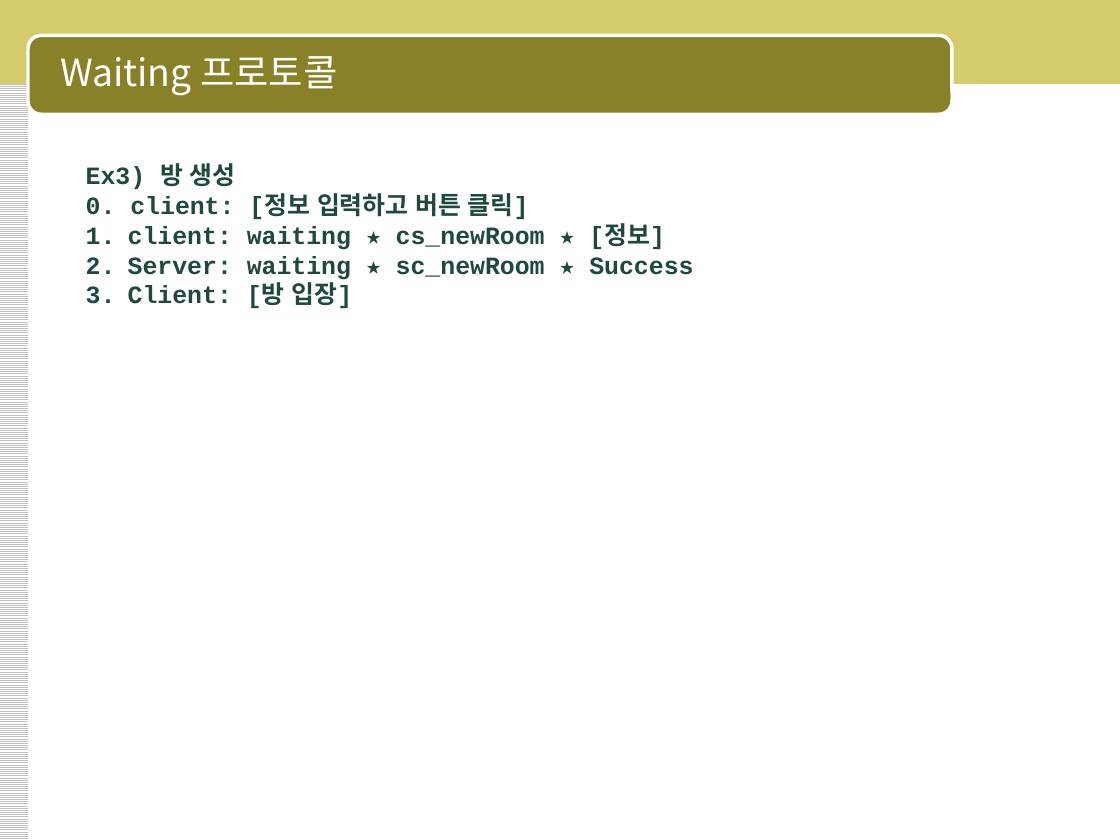
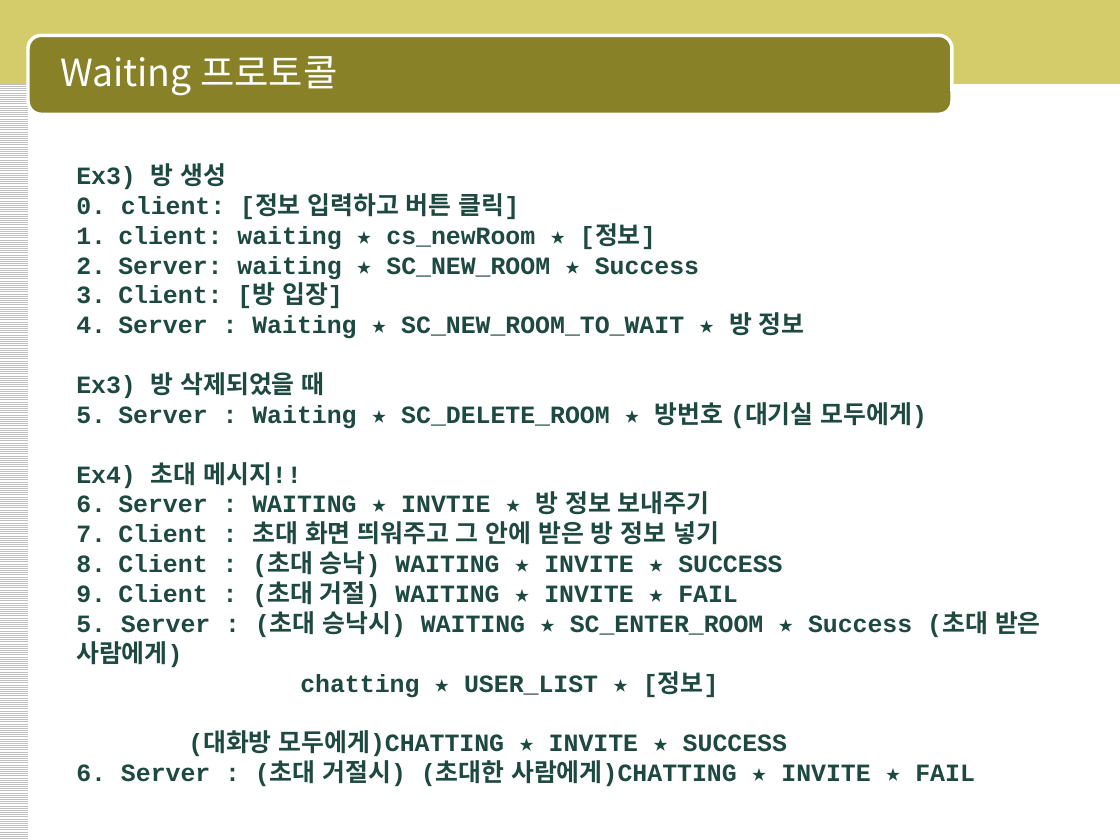
Before and after one commit to Chicpork/HanaTiStudy, a slide deck: slide 26 of 1. Java/day19/Messenger System 구축.pptx. Drawn at 1120x840 pixels with LibreOffice and Linux fonts; fonts in the diff are those of the drawing. Boxes give left, top, right and bottom in pixels: in the first picture for what was removed or moved away, otherwise in the second. Text is boxed around its words. In the diff, an @@ line names an element or a change of style, - is before the commit and + after.

```diff
--- a/1. Java/day19/Messenger System 구축.pptx
+++ b/1. Java/day19/Messenger System 구축.pptx
@@ text "Ex3) 방 생성": place and size @@
-text "Ex3) 방 생성" at <box>86,163,693,308</box>
+text "Ex3) 방 생성" at <box>76,163,1041,786</box>
@@ text at <box>118,256,699,280</box>: text changed @@
-2. Server: waiting ★ sc_newRoom ★ Success
+2. Server: waiting ★ SC_NEW_ROOM ★ Success
@@ text at <box>76,312,1041,786</box>: paragraphs added @@
+4. Server : Waiting ★ SC_NEW_ROOM_TO_WAIT ★ 방 정보
+Ex3) 방 삭제되었을 때
+1. Server : Waiting ★ SC_DELETE_ROOM ★ 방번호 (대기실 모두에게)
+Ex4) 초대 메시지!!
+1. Server : WAITING ★ INVTIE ★ 방 정보 보내주기
+2. Client : 초대 화면 띄워주고 그 안에 받은 방 정보 넣기
+3. Client : (초대 승낙) WAITING ★ INVITE ★ SUCCESS
+4. Client : (초대 거절) WAITING ★ INVITE ★ FAIL
+5. Server : (초대 승낙시) WAITING ★ SC_ENTER_ROOM ★ Success (초대 받은 사람에게)
+chatting ★ USER_LIST ★ [정보]
+(대화방 모두에게)CHATTING ★ INVITE ★ SUCCESS
+6. Server : (초대 거절시) (초대한 사람에게)CHATTING ★ INVITE ★ FAIL
```
Also in this commit, not shown: 2 other slides changed, 1 slide added, 8 other files.
